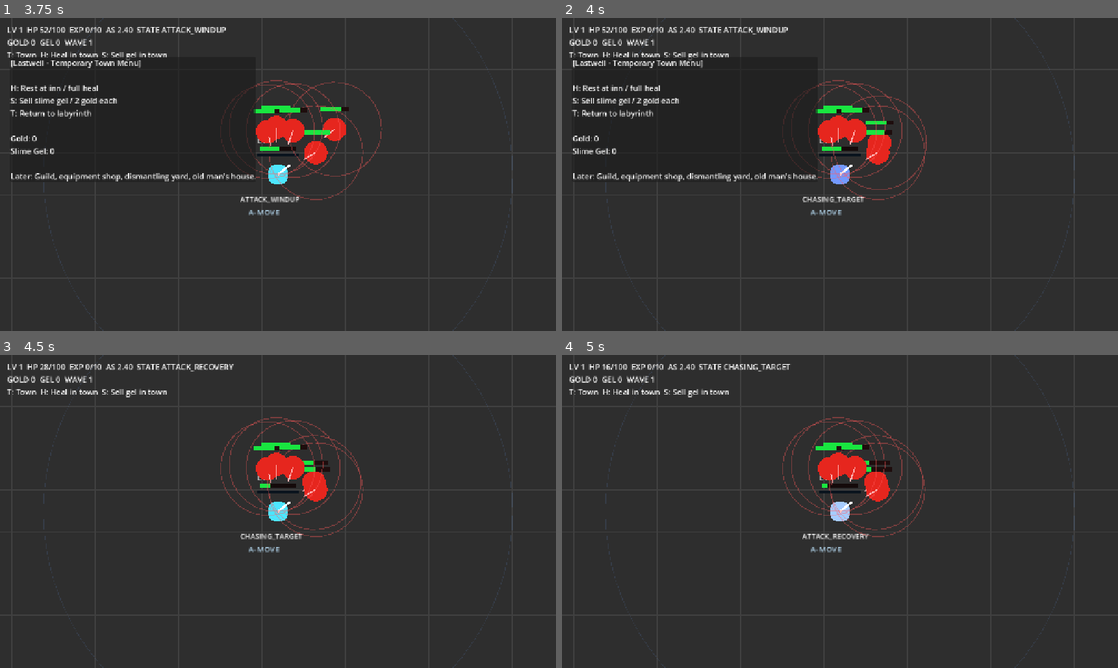
Above: before the commit, frames 1-4 (two rows, left to right).
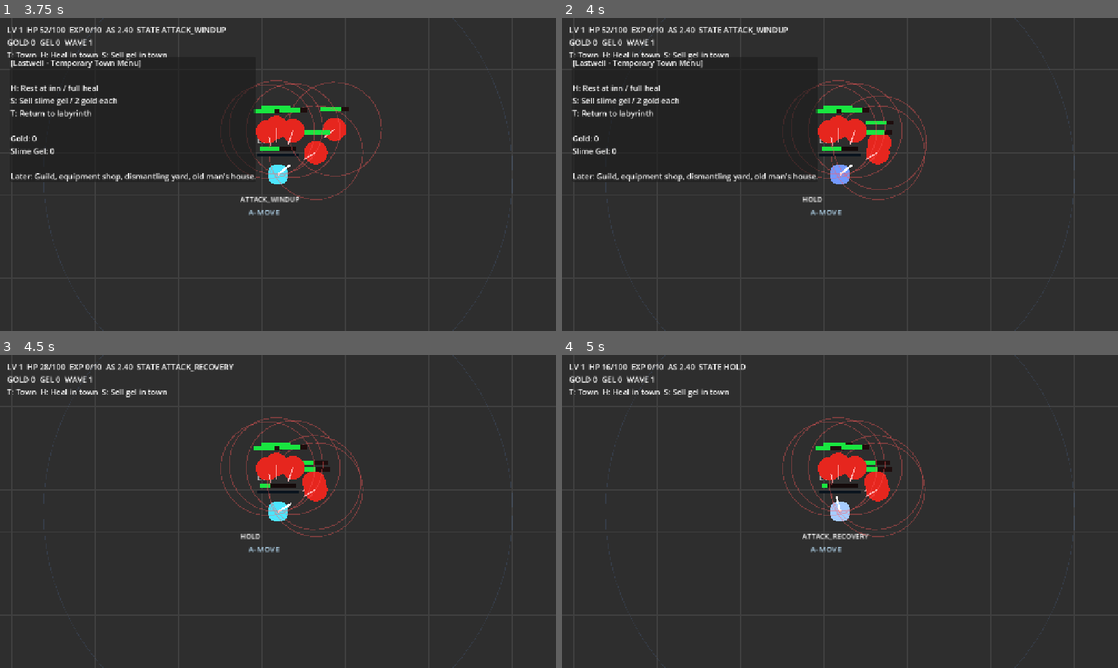
Above: after the commit, the same moments.

Repository: danyoon0760/last-archer
Game: Godot game, scene res://scenes/Main.tscn
Two runs of this game, one before a commit and one after it. Both use one fixed random seed, a clock stepped at 60 frames per second and the inputs below.
Inputs (mouse positions are in pixels of both pictures, inside the frame that each line leads up to):
- Up to frame 1 (3.75 s): tap Enter at 0.5 s; move the mouse to (400, 158) at 0.52 s; hold W 0.53-1.28 s; tap T at 0.6 s; click (400, 158) at 0.67 s; move the mouse to (166, 190) at 1.27 s; hold S 1.28-2.03 s; tap H at 1.35 s; click (166, 190) at 1.42 s; move the mouse to (333, 105) at 2.02 s; hold W 2.03-3.53 s; tap R at 2.1 s; click (333, 105) at 2.17 s; move the mouse to (250, 237) at 2.77 s; tap E at 2.85 s; click (250, 237) at 2.92 s; move the mouse to (444, 221) at 3.52 s; hold A from 3.53 s (still down); tap Q at 3.6 s; click (444, 221) at 3.67 s
- Up to frame 2 (4 s): keep holding A
- Up to frame 3 (4.5 s): keep holding A; move the mouse to (111, 464) at 4.27 s; tap T at 4.35 s; click (111, 464) at 4.42 s
- Up to frame 4 (5 s): keep holding A

Frame 1 is identical in both runs. In frame 2, 0.1% of the frame differs, in the area x 43-55%, y 57-60%; in frame 3, 0.2%; in frame 4, 0.2%, in the area x 29-57%, y 2-51%.

Commit message:
Keep attack move moving during cooldown

Diff:
--- a/scripts/player_lol.gd
+++ b/scripts/player_lol.gd
@@ -47,6 +47,7 @@
 
 var state: int = PlayerState.IDLE
 var previous_state: int = PlayerState.IDLE
+var resume_state_after_attack: int = PlayerState.IDLE
 
 var move_destination: Vector2
 var facing_direction: Vector2 = Vector2.RIGHT
@@ -94,7 +95,6 @@
 		var click_position: Vector2 = get_global_mouse_position()
 		if event.button_index == MOUSE_BUTTON_RIGHT:
 			handle_right_click(click_position)
-		# Left click is intentionally unused for combat. This controller is right-click based.
 	elif event is InputEventKey and event.pressed and not event.echo:
 		match event.keycode:
 			KEY_A:
@@ -225,10 +225,13 @@
 
 	var distance_to_target: float = global_position.distance_to(current_target.global_position)
 	if distance_to_target <= attack_range:
-		velocity = Vector2.ZERO
 		face_position(current_target.global_position)
 		if can_attack_now():
+			velocity = Vector2.ZERO
 			start_attack_windup(current_target)
+		else:
+			# Direct target attack behaves like LoL: once in range, wait for the next shot unless the player gives a move command.
+			velocity = Vector2.ZERO
 		return
 
 	var direction_from_target_to_player: Vector2 = (global_position - current_target.global_position).normalized()
@@ -237,15 +240,20 @@
 
 func process_attack_move() -> void:
 	var target: Node2D = select_attack_move_target(attack_move_point)
-	if target != null:
+	if target != null and can_attack_now():
 		current_target = target
-		process_chasing_target()
-		return
-
+		velocity = Vector2.ZERO
+		face_position(current_target.global_position)
+		start_attack_windup(current_target)
+		return
+
+	# Important kiting rule: during attack cooldown, attack-move must not freeze the character.
+	# Keep moving toward the attack-move point until the next attack is available.
 	move_toward_destination(attack_move_point)
 	if global_position.distance_to(attack_move_point) <= stop_distance:
 		velocity = Vector2.ZERO
-		set_state(PlayerState.IDLE)
+		if target == null:
+			set_state(PlayerState.IDLE)
 
 func process_hold_position() -> void:
 	velocity = Vector2.ZERO
@@ -259,6 +267,7 @@
 func start_attack_windup(target: Node2D) -> void:
 	if arrow_scene == null:
 		return
+	resume_state_after_attack = state
 	current_target = target
 	attack_phase_timer = 0.0
 	has_fired_attack = false
@@ -292,9 +301,9 @@
 	attack_phase_timer += delta
 	if attack_phase_timer >= get_recovery_time():
 		attack_phase_timer = 0.0
-		if hold_position:
+		if hold_position or resume_state_after_attack == PlayerState.HOLD:
 			set_state(PlayerState.HOLD)
-		elif previous_state == PlayerState.ATTACK_MOVE:
+		elif resume_state_after_attack == PlayerState.ATTACK_MOVE:
 			set_state(PlayerState.ATTACK_MOVE)
 		elif validate_target(current_target):
 			set_state(PlayerState.CHASING_TARGET)
